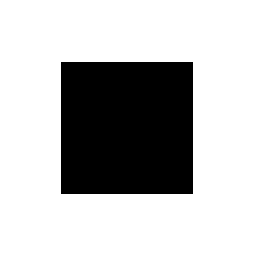
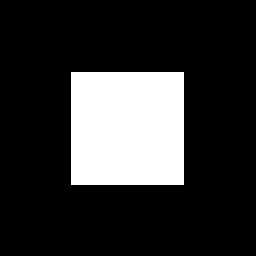
Revision of a layered 256x256 image; what changed, layer by layer:
painted on "Rectangle 1" over [71, 72, 184, 185]
